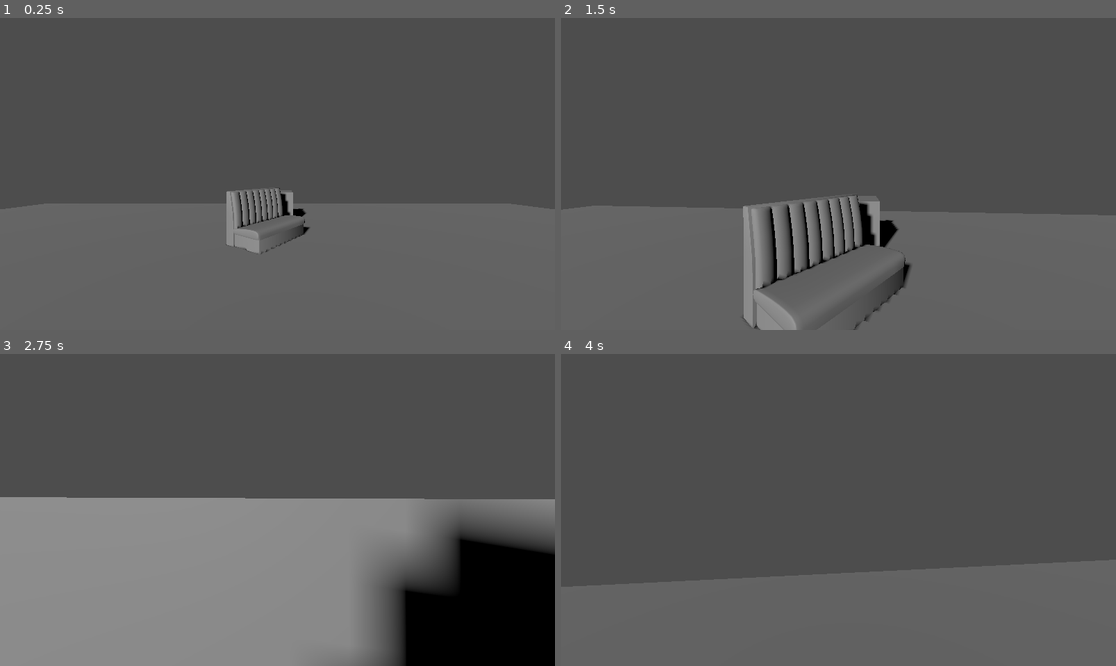
Above: before the commit, frames 1-4 (two rows, left to right).
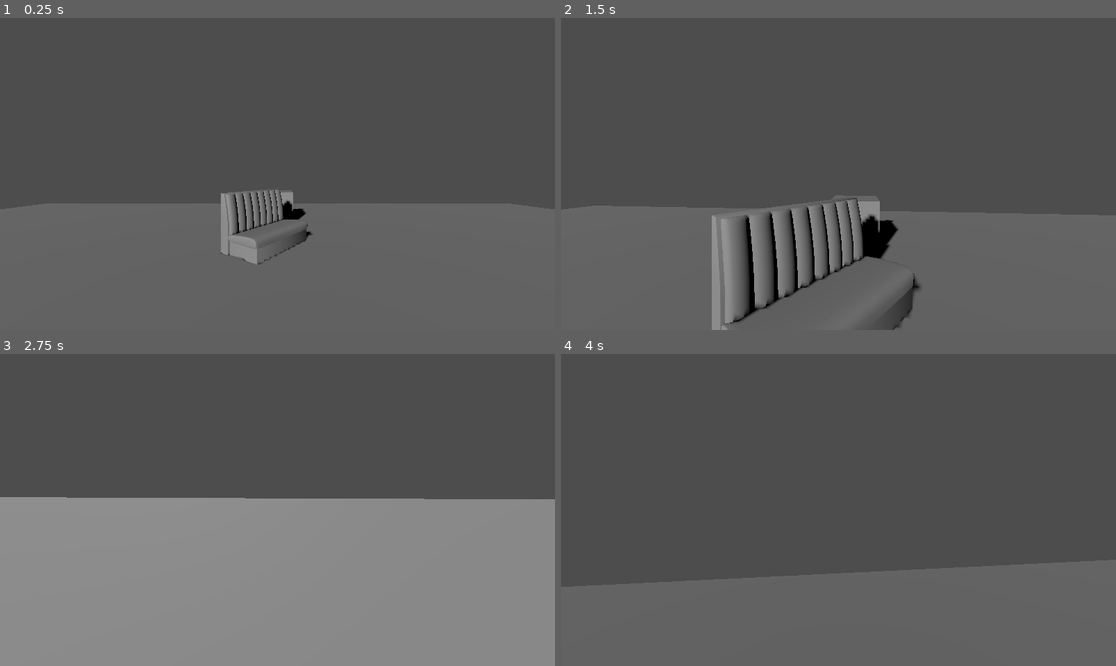
Above: after the commit, the same moments.

Repository: Drafr343/ProjectPolaroid
Game: Godot game, scene res://Scenes/test.tscn
The game is run twice, just before and just after one commit, with the same random seed, the same clock (stepped at 60 frames per second) and the same inputs. The project has no main scene, so this scene is started directly.
Inputs (mouse positions are in pixels of both pictures, inside the frame that each line leads up to):
- Up to frame 1 (0.25 s): no input
- Up to frame 2 (1.5 s): move the mouse to (866, 174) at 0.52 s; hold Ctrl (crouch) 0.53-1.28 s; hold W (forward) from 0.53 s (still down); tap Space (jump) at 0.77 s; move the mouse to (810, 174) at 1.27 s; tap Shift (sprint) at 1.35 s
- Up to frame 3 (2.75 s): keep holding W (forward); tap Space (jump) at 1.52 s; move the mouse to (288, 503) at 2.02 s; hold Ctrl (crouch) from 2.03 s (still down)
- Up to frame 4 (4 s): keep holding W (forward); move the mouse to (832, 516) at 2.77 s; release Ctrl (crouch) at 2.78 s; tap Shift (sprint) at 2.85 s; tap Space (jump) at 3.02, 3.77 s; move the mouse to (877, 513) at 3.52 s; hold Ctrl (crouch) from 3.53 s (still down)

The runs differ from the first frame. In frame 1, 1.5% of the frame differs, in the area x 39-57%, y 54-80%; in frame 2, 6.2%; in frame 3, 15%, in the area x 63-100%, y 47-100%; in frame 4, nothing differs.

Commit message:
Update Radio Mechanic

Diff:
--- a/Scenes/test.tscn
+++ b/Scenes/test.tscn
@@ -1,10 +1,12 @@
-[gd_scene load_steps=13 format=3 uid="uid://bhy3kxb428dim"]
+[gd_scene load_steps=15 format=3 uid="uid://bhy3kxb428dim"]
 
 [ext_resource type="Script" path="res://Scripts/Mechanics/Radio/radio.gd" id="1_4mfwd"]
 [ext_resource type="Script" path="res://Scripts/PlayerController/player_controller.gd" id="1_08lnn"]
 [ext_resource type="ArrayMesh" uid="uid://2n0igokp8uv7" path="res://Assets/Models/Diner/Props/Booth.obj" id="1_c2lsc"]
 [ext_resource type="ArrayMesh" uid="uid://cgfukggc3lhu3" path="res://Assets/Models/Diner/Props/Stool.obj" id="2_ohnw3"]
 [ext_resource type="Script" path="res://Scripts/Mechanics/Radio/time_changer.gd" id="2_qdcim"]
+[ext_resource type="AudioStream" uid="uid://cj4nfl85rrr3f" path="res://Sound/Sound Effects/Radio/radio_freq.ogg" id="4_r2unn"]
+[ext_resource type="AudioStream" uid="uid://xh8hqp0e661c" path="res://Sound/Sound Effects/Radio/radio_noise.ogg" id="4_yoa47"]
 
 [sub_resource type="PlaneMesh" id="PlaneMesh_mhwkm"]
 size = Vector2(25, 25)
@@ -55,6 +57,7 @@
 shadow_enabled = true
 
 [node name="TimeAnomaly" type="Node3D" parent="Scene"]
+transform = Transform3D(1, 0, 0, 0, 1, 0, 0, 0, 1, 0, 0, -5.09465)
 
 [node name="TimeChanger" type="Node" parent="Scene/TimeAnomaly" node_paths=PackedStringArray("radio", "default_scene", "alternative_scene")]
 script = ExtResource("2_qdcim")
@@ -63,7 +66,7 @@
 alternative_scene = NodePath("../Alt")
 
 [node name="Trigger" type="Area3D" parent="Scene/TimeAnomaly"]
-transform = Transform3D(1, 0, 0, 0, 1, 0, 0, 0, 1, 0, 0, -5.40252)
+transform = Transform3D(1, 0, 0, 0, 1, 0, 0, 0, 1, 0, 0, -0.12857)
 
 [node name="CollisionShape3D" type="CollisionShape3D" parent="Scene/TimeAnomaly/Trigger"]
 transform = Transform3D(1, 0, 0, 0, 1, 0, 0, 0, 1, -0.193726, 0.532898, -0.0078125)
@@ -72,21 +75,31 @@
 [node name="Def" type="Node3D" parent="Scene/TimeAnomaly"]
 
 [node name="Booth" type="MeshInstance3D" parent="Scene/TimeAnomaly/Def"]
-transform = Transform3D(-0.617475, 0, -0.78659, 0, 1, 0, 0.78659, 0, -0.617475, -0.127498, -0.0175781, -6.45857)
+transform = Transform3D(-0.617475, 0, -0.78659, 0, 1, 0, 0.78659, 0, -0.617475, -0.127498, -0.0175781, -0.889193)
 mesh = ExtResource("1_c2lsc")
 skeleton = NodePath("../../../..")
 
 [node name="Alt" type="Node3D" parent="Scene/TimeAnomaly"]
 
 [node name="Stool" type="MeshInstance3D" parent="Scene/TimeAnomaly/Alt"]
-transform = Transform3D(1, 0, 0, 0, 1, 0, 0, 0, 1, 0.0958147, -0.0175781, -6.47659)
+transform = Transform3D(1, 0, 0, 0, 1, 0, 0, 0, 1, 0.0958147, -0.0175781, -0.863772)
 mesh = ExtResource("2_ohnw3")
 skeleton = NodePath("../../..")
 
+[node name="Static" type="AudioStreamPlayer3D" parent="Scene/TimeAnomaly"]
+transform = Transform3D(1, 0, 0, 0, 1, 0, 0, 0, 1, 0, 0.457647, 0)
+stream = ExtResource("4_yoa47")
+attenuation_model = 2
+volume_db = -11.0
+unit_size = 1.95
+autoplay = true
+parameters/looping = true
+
 [node name="Scripts" type="Node" parent="."]
 
-[node name="Radio" type="Node" parent="Scripts"]
+[node name="Radio" type="Node" parent="Scripts" node_paths=PackedStringArray("searchingFreq")]
 script = ExtResource("1_4mfwd")
+searchingFreq = NodePath("../../Player/RadioSearching")
 
 [node name="Player" type="CharacterBody3D" parent="." node_paths=PackedStringArray("head", "standingCollision", "crouchingCollision", "head_raycast") groups=["player"]]
 transform = Transform3D(1, 0, 0, 0, 1, 0, 0, 0, 1, 0, 0.103987, -1.42841)
@@ -115,5 +128,10 @@
 transform = Transform3D(1, 0, 0, 0, 1, 0, 0, 0, 1, 0, 1.01379, 0)
 target_position = Vector3(0, 0.645, 0)
 
+[node name="RadioSearching" type="AudioStreamPlayer2D" parent="Player"]
+stream = ExtResource("4_r2unn")
+volume_db = 5.0
+parameters/looping = true
+
 [connection signal="body_entered" from="Scene/TimeAnomaly/Trigger" to="Scene/TimeAnomaly/TimeChanger" method="enter"]
 [connection signal="body_exited" from="Scene/TimeAnomaly/Trigger" to="Scene/TimeAnomaly/TimeChanger" method="exit"]
--- a/Scripts/Mechanics/Radio/radio.gd
+++ b/Scripts/Mechanics/Radio/radio.gd
@@ -3,15 +3,27 @@
 var freq
 var min = 1000
 var max = 1200
+var searching = false
 @export var multiplier = 25
+@export_category("Audio")
+@export var searchingFreq: AudioStreamPlayer2D
 
 func _ready() -> void:
-	freq = min
+	freq = 1100
 
 
 func _physics_process(delta):
 	# Changes radio freq with input
 	if Input.is_action_pressed("radio_right") and freq < max:
 		freq += 1 * (delta * multiplier)
+		searching = true
 	elif Input.is_action_pressed("radio_left") and freq > min:
 		freq -= 1 * (delta * multiplier)
+		searching = true
+	else:
+		searching = false
+
+	if searching:
+		if !searchingFreq.playing: searchingFreq.play()
+	else:
+		searchingFreq.stop()
--- /dev/null
+++ b/default_bus_layout.tres
@@ -0,0 +1,9 @@
+[gd_resource type="AudioBusLayout" format=3 uid="uid://b7whvd3ft1bq6"]
+
+[resource]
+bus/1/name = &"New Bus"
+bus/1/solo = false
+bus/1/mute = false
+bus/1/bypass_fx = false
+bus/1/volume_db = 0.0
+bus/1/send = &"Master"
Not shown, added: Sound/Sound Effects/Radio/am-radio-static.ogg.import
Not shown, added: Sound/Sound Effects/Radio/radio_freq.ogg.import
Not shown, added: Sound/Sound Effects/Radio/radio_noise.ogg.import
Not shown, added: Sound/Sound Effects/Radio/am-radio-static.ogg
Not shown, added: Sound/Sound Effects/Radio/radio_freq.ogg
Not shown, added: Sound/Sound Effects/Radio/radio_noise.ogg
